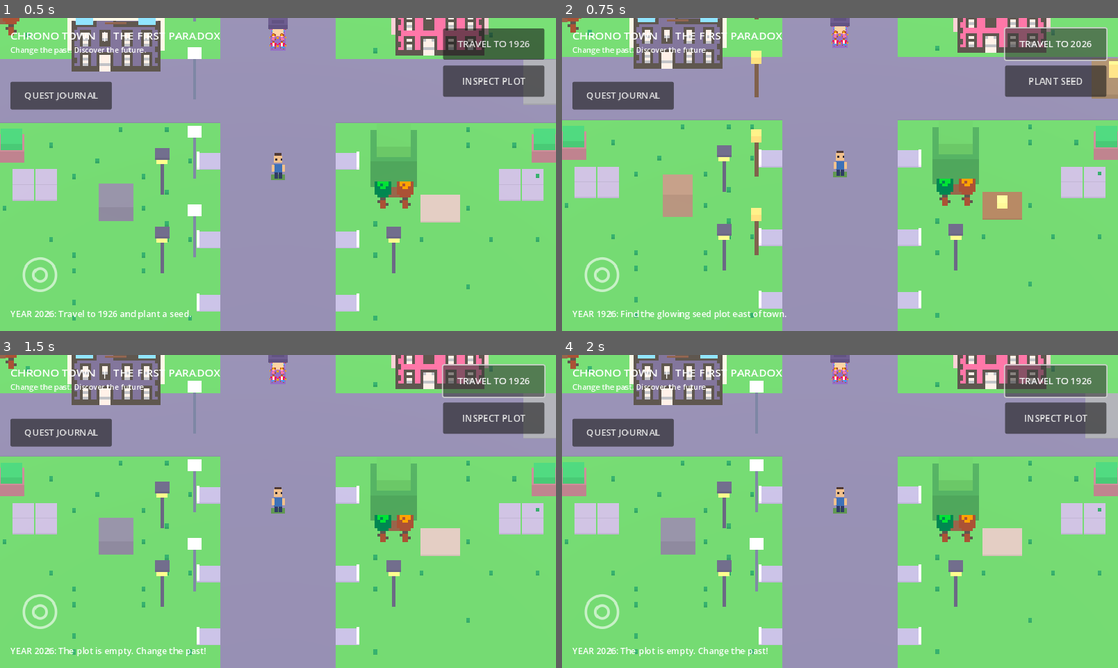
Above: before the commit, frames 1-4 (two rows, left to right).
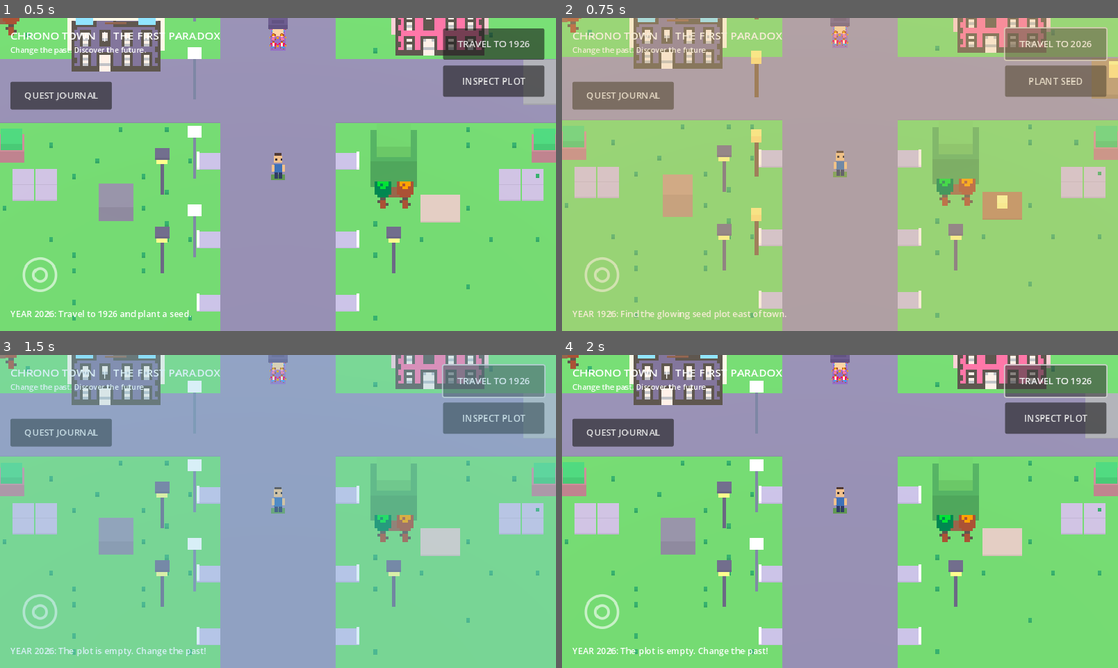
Above: after the commit, the same moments.

Repository: LifemaxRPG/Rpg--attempt
Game: Godot game, scene res://scenes/main.tscn
Two runs of this game, one before a commit and one after it. Both use one fixed random seed, a clock stepped at 60 frames per second and the inputs below.
Inputs:
- Up to frame 1 (0.5 s): no input
- Up to frame 2 (0.75 s): click "TRAVEL TO 1926" at 0.5 s
- Up to frame 3 (1.5 s): click "TRAVEL TO 2026" at 1.25 s
- Up to frame 4 (2 s): no input

Frame 1 is identical in both runs. In frame 2, 65% of the frame differs, in the area x 0-100%, y 0-100%; in frame 3, 65%; in frame 4, nothing differs.

Commit message:
Integrate Grok-inspired timeline flash, player location persistence and periodic autosave without replacing procedural world

Diff:
--- a/scripts/world.gd
+++ b/scripts/world.gd
@@ -22,6 +22,8 @@
 var in_past := false
 var planted_seed := false
 var repaired_clock := false
+var saved_player_position := Vector3(0, 0, 5)
+var save_elapsed := 0.0
 var founded_market := false
 const MARKET_SITE := Vector3(12, 0, -1)
 var era_visuals: Node3D
@@ -47,6 +49,7 @@
 	procedural_world.name = "ProceduralWorld"
 	add_child(procedural_world)
 	_build_player()
+	player.position = saved_player_position
 	_build_era_objects()
 	_build_era_visuals()
 	_build_npc()
@@ -175,12 +178,17 @@
 	if typeof(data) == TYPE_DICTIONARY:
 		planted_seed = data.get("planted_seed", false) == true
 		repaired_clock = data.get("repaired_clock", false) == true
+		in_past = data.get("in_past", false) == true
+		var px := float(data.get("player_x", 0.0))
+		var pz := float(data.get("player_z", 5.0))
+		if absf(px) < 99990.0 and absf(pz) < 99990.0:
+			saved_player_position = Vector3(px, 0, pz)
 		founded_market = data.get("founded_market", false) == true
 
 func _save_progress() -> void:
 	var file := FileAccess.open(SAVE_PATH, FileAccess.WRITE)
 	if file != null:
-		file.store_string(JSON.stringify({"version": 1, "planted_seed": planted_seed, "repaired_clock": repaired_clock, "founded_market": founded_market}))
+		file.store_string(JSON.stringify({"version": 1, "planted_seed": planted_seed, "repaired_clock": repaired_clock, "founded_market": founded_market, "in_past": in_past, "player_x": player.position.x, "player_z": player.position.z}))
 
 func _build_era_visuals() -> void:
 	era_visuals = Node3D.new()
@@ -250,6 +258,8 @@
 
 func _travel_time() -> void:
 	in_past = not in_past
+	_save_progress()
+	_flash_era_change()
 	_refresh_timeline()
 	_refresh_era_visuals()
 	procedural_world.set_era(in_past)
@@ -261,6 +271,23 @@
 			message_label.text = "YEAR 2026: Your seed grew into a giant tree!"
 		else:
 			message_label.text = "YEAR 2026: The plot is empty. Change the past!"
+
+func _flash_era_change() -> void:
+	if hud == null:
+		return
+	var root := hud.get_node_or_null("HUD") as Control
+	if root == null:
+		return
+	var overlay := ColorRect.new()
+	overlay.name = "TimeTravelFlash"
+	overlay.set_anchors_and_offsets_preset(Control.PRESET_FULL_RECT)
+	overlay.mouse_filter = Control.MOUSE_FILTER_IGNORE
+	overlay.color = Color("#e8c07a" if in_past else "#7ec8e3")
+	overlay.modulate.a = 0.45
+	root.add_child(overlay)
+	var tween := create_tween()
+	tween.tween_property(overlay, "modulate:a", 0.0, 0.55)
+	tween.tween_callback(overlay.queue_free)
 
 func _interact() -> void:
 	if player.position.distance_to(MARKET_SITE) <= 2.5:
@@ -491,6 +518,10 @@
 		touch_vector = (event.position - touch_origin).limit_length(75.0) / 75.0
 
 func _physics_process(delta: float) -> void:
+	save_elapsed += delta
+	if save_elapsed >= 15.0:
+		save_elapsed = 0.0
+		_save_progress()
 	var direction := Vector2.ZERO
 	if Input.is_key_pressed(KEY_A) or Input.is_key_pressed(KEY_LEFT):
 		direction.x -= 1
